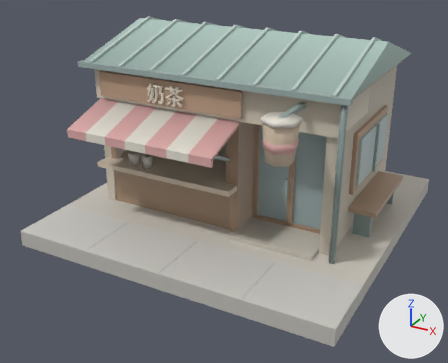
Before and after pictures for a commit that changed the glTF model county-tycoon/assets/resources/models3d/milk-tea.glb.
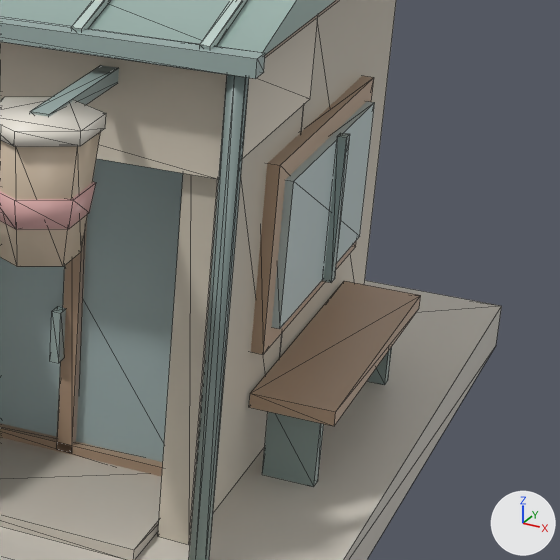
Each version appears first whole from a camera (50 mm lens) standing at (1.344, -1.163, 0.944) and looking at (0.477, 0.412, 0.156), and next in a close-up on the part from 60% to 100% of the width and 22% to 72% of the height. Lighting does not change. The marker at lower right points along +X, +Y and +Z. The first two pictures are the older version. The close-ups show mesh edges as thin lines. Vertices at exactly the same position are counted once.

The older version as bpy lines, for what is in view:
```python
me_立方体 = bpy.data.meshes.new('立方体')
me_立方体.from_pydata(...)  # 1076 vertices, 1878 faces; spans x -0.5..0.5, y -0.605..0.395, z -0.025..0.588
# faces by material slot: [1026, 852]
me_立方体.materials.append(mat_lit)
me_立方体.materials.append(mat_emit)
ob_milk_tea = bpy.data.objects.new('milk-tea', me_立方体)
ob_milk_tea.location = (0.5, 0.605, 0.025)
```
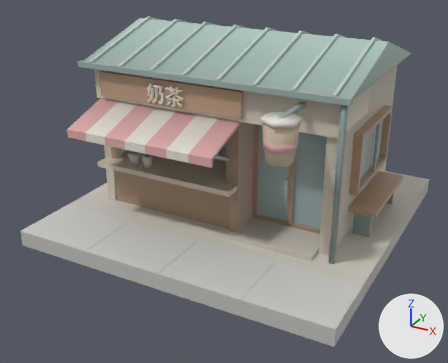
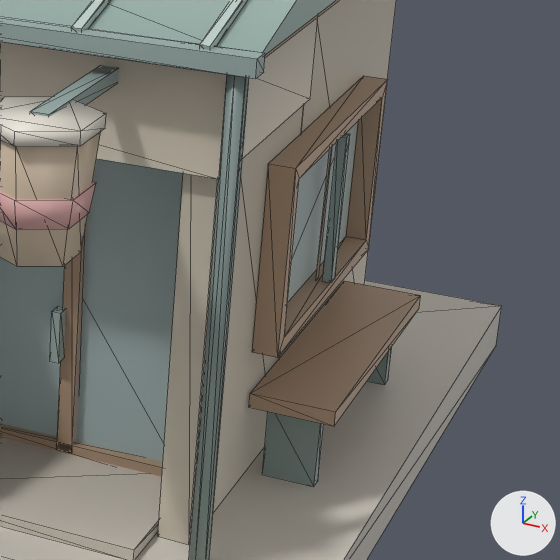
Where the newer file only moved an object's origin or applied its transform, the numbers keep the older frame.

What differs and where, as boxes [x1, y1, x2, y2] in the close-ups (560 x 560 px):
part 1 of me_立方体, rebuilt (10% wider)
    before: [251, 76, 374, 354]
    after: [252, 76, 388, 358]
part 2 of me_立方体, cut back
    before: [272, 101, 375, 329]
    after: [316, 147, 332, 280]

The change, as a diff of the scene's bpy script:
```diff
--- a/county-tycoon/assets/resources/models3d/milk-tea.glb.py
+++ b/county-tycoon/assets/resources/models3d/milk-tea.glb.py
@@ mat_housing @@
+mat_housing = bpy.data.materials.new('housing')
+# nodes: BsdfPrincipled, Mix, OutputMaterial, VertexColor
+# colours: white #e7e7e7, mixed with the vertex colours
@@ me_立方体 @@
 # used by ob_milk_tea; location = (0.5, 0.605, 0.025)
-me_立方体.from_pydata(...)  # 1076 vertices, 1878 faces; spans x -0.5..0.5, y -0.605..0.395, z -0.025..0.588
+me_立方体.from_pydata(...)  # 1080 vertices, 1882 faces; spans x -0.5..0.5, y -0.605..0.395, z -0.025..0.588
+# me_立方体 part 1: the loose piece of 8 vertices spanning x 0.362..0.382, y -0.155..0.155, z 0.16..0.346 is rebuilt with 16 vertices and now spans x 0.371..0.396, y -0.155..0.155, z 0.16..0.346
+# me_立方体 part 2
+# 8 vertices are removed from x 0.37..0.39, y -0.135..0.135, z 0.18..0.326
+# 12 faces are deleted
+# 4 vertices are added at (0.382, 0.007, 0.175), (0.382, 0.017, 0.175), (0.382, 0.017, 0.331), (0.382, 0.007, 0.331)
+# 2 new faces join them, mat_lit
+# other edits to the shape of me_立方体 do not show in these pictures
 me_立方体.materials.append(mat_lit)
 me_立方体.materials.append(mat_emit)
+me_立方体.materials.append(mat_housing)
```
